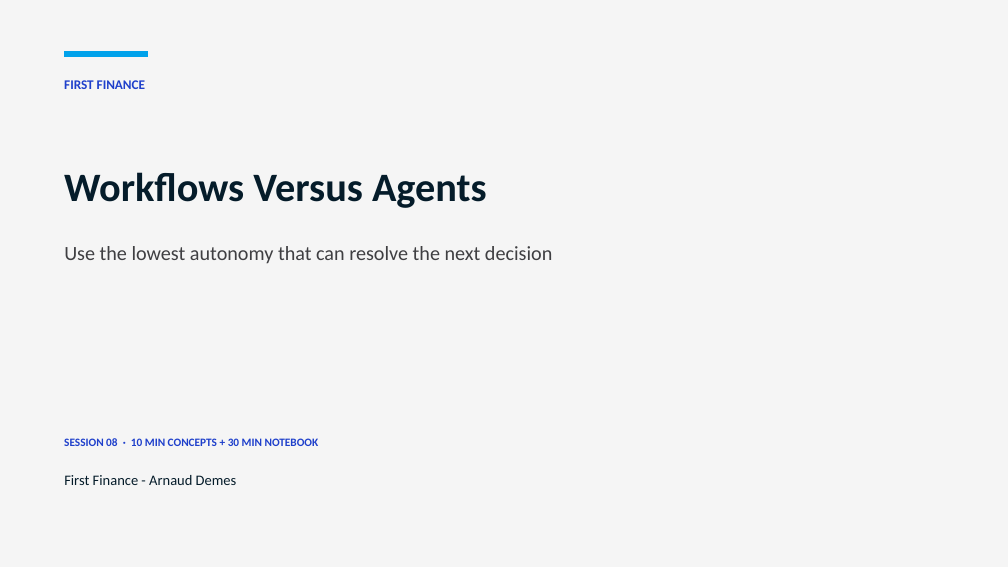
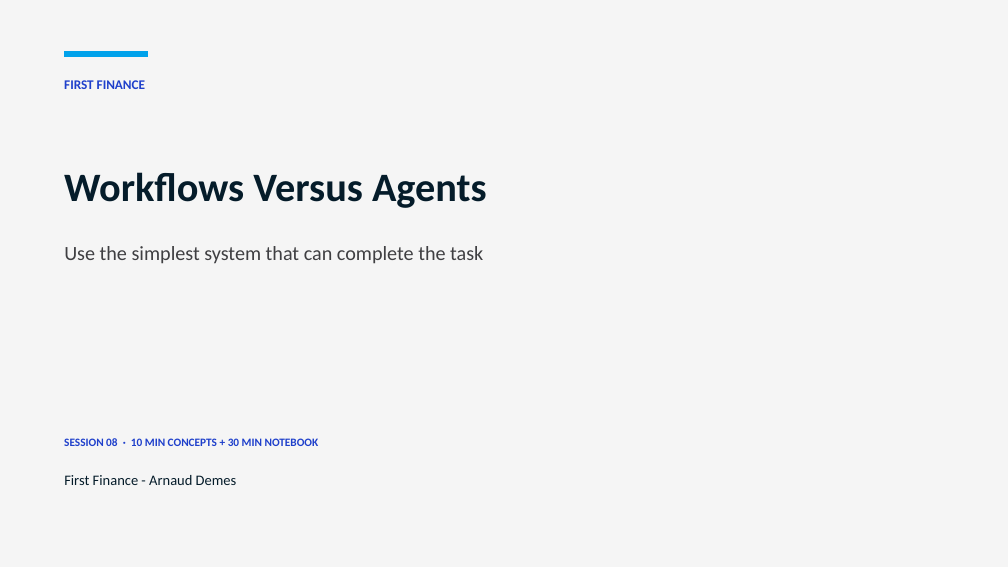
Before and after one commit to Nonocho/finai-academy, a slide deck: slide 1 of decks/08-workflows-vs-agents.pptx. Drawn at 1008x567 pixels with LibreOffice and Linux fonts; fonts in the diff are those of the drawing. Boxes give left, top, right and bottom in pixels: in the first picture for what was removed or moved away, otherwise in the second. Text is boxed around its words. In the diff, an @@ line names an element or a change of style, - is before the commit and + after.

Commit message:
docs: simplify Lesson 08 agent decision deck

```diff
--- a/decks/08-workflows-vs-agents.pptx
+++ b/decks/08-workflows-vs-agents.pptx
@@ text at <box>64,246,483,264</box>: text changed @@
-Use the lowest autonomy that can resolve the next decision
+Use the simplest system that can complete the task
```
Also in this commit, not shown: 6 other slides changed, 2 slides added, 2 slides removed, 1 other file.
